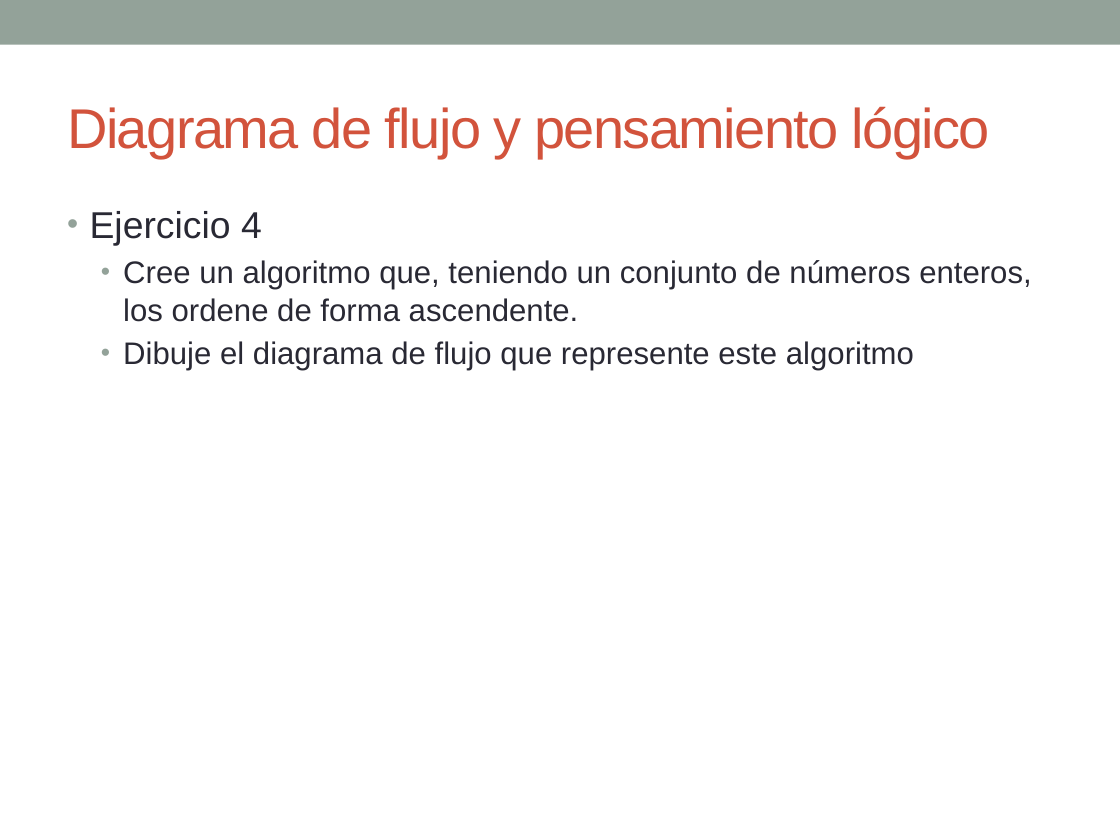
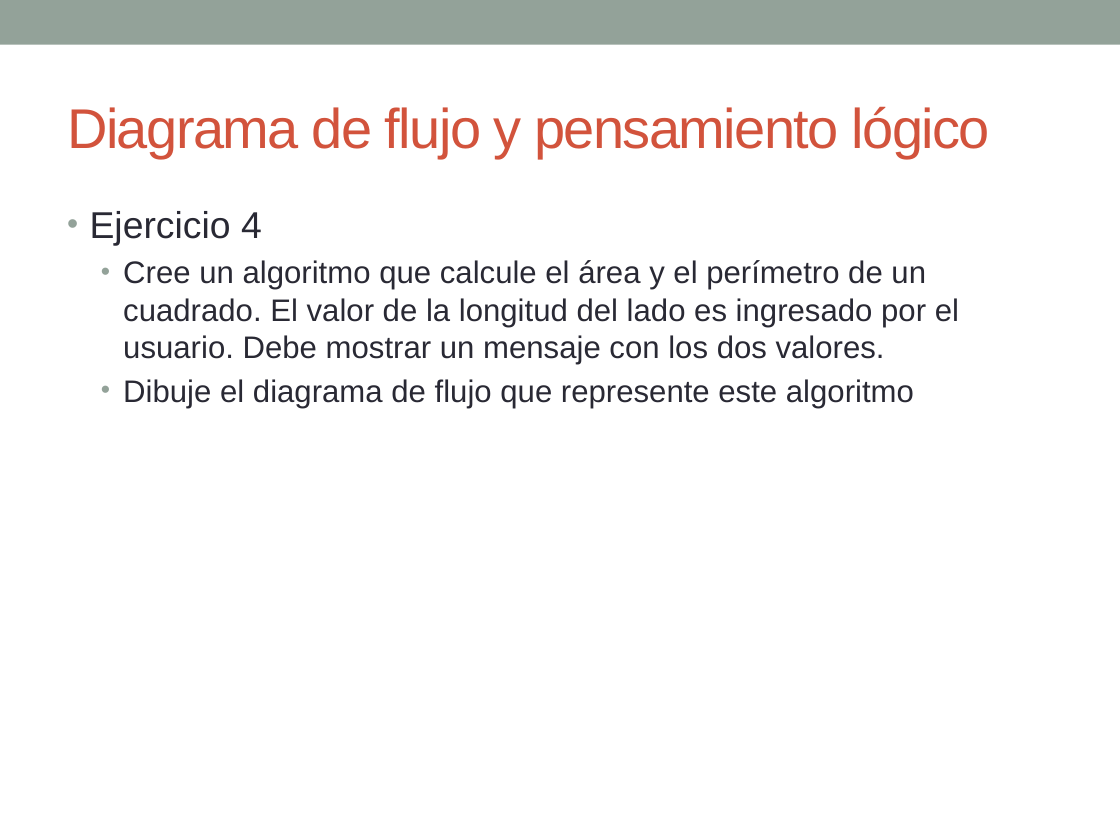
Before and after one commit to esolorzanob/UPI_Introduccion, a slide deck: slide 16 of Semana 2.pptx. Drawn at 1120x840 pixels with LibreOffice and Linux fonts; fonts in the diff are those of the drawing. Boxes give left, top, right and bottom in pixels: in the first picture for what was removed or moved away, otherwise in the second. Text is boxed around its words. In the diff, an @@ line names an element or a change of style, - is before the commit and + after.

```diff
--- a/Semana 2.pptx
+++ b/Semana 2.pptx
@@ text at bbox=[123, 260, 959, 364]: text changed @@
-  • Cree un algoritmo que, teniendo un conjunto de números enteros, los ordene de forma ascendente.
+  • Cree un algoritmo que calcule el área y el perímetro de un cuadrado. El valor de la longitud del lado es ingresado por el usuario. Debe mostrar un mensaje con los dos valores.
```
Also in this commit, not shown: 1 other slide changed.
